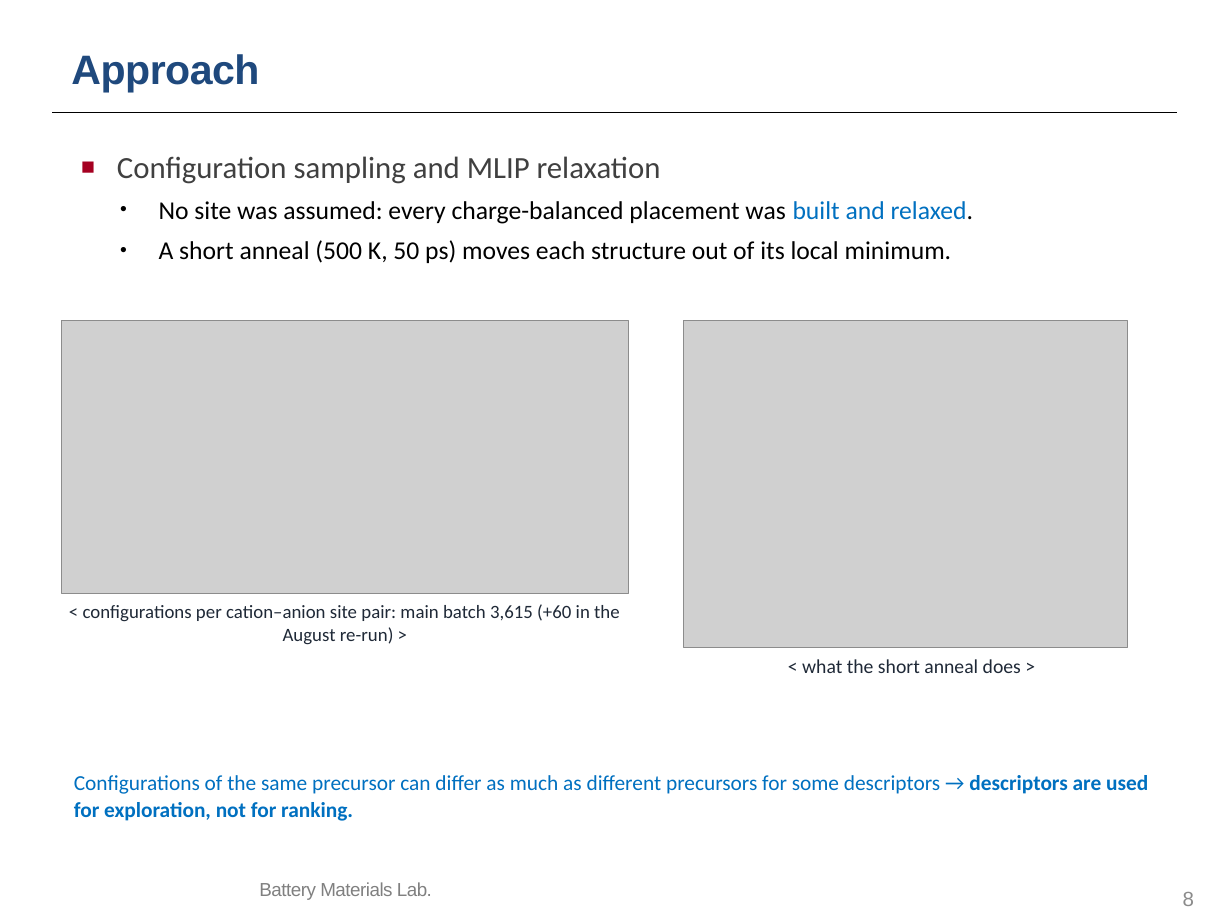
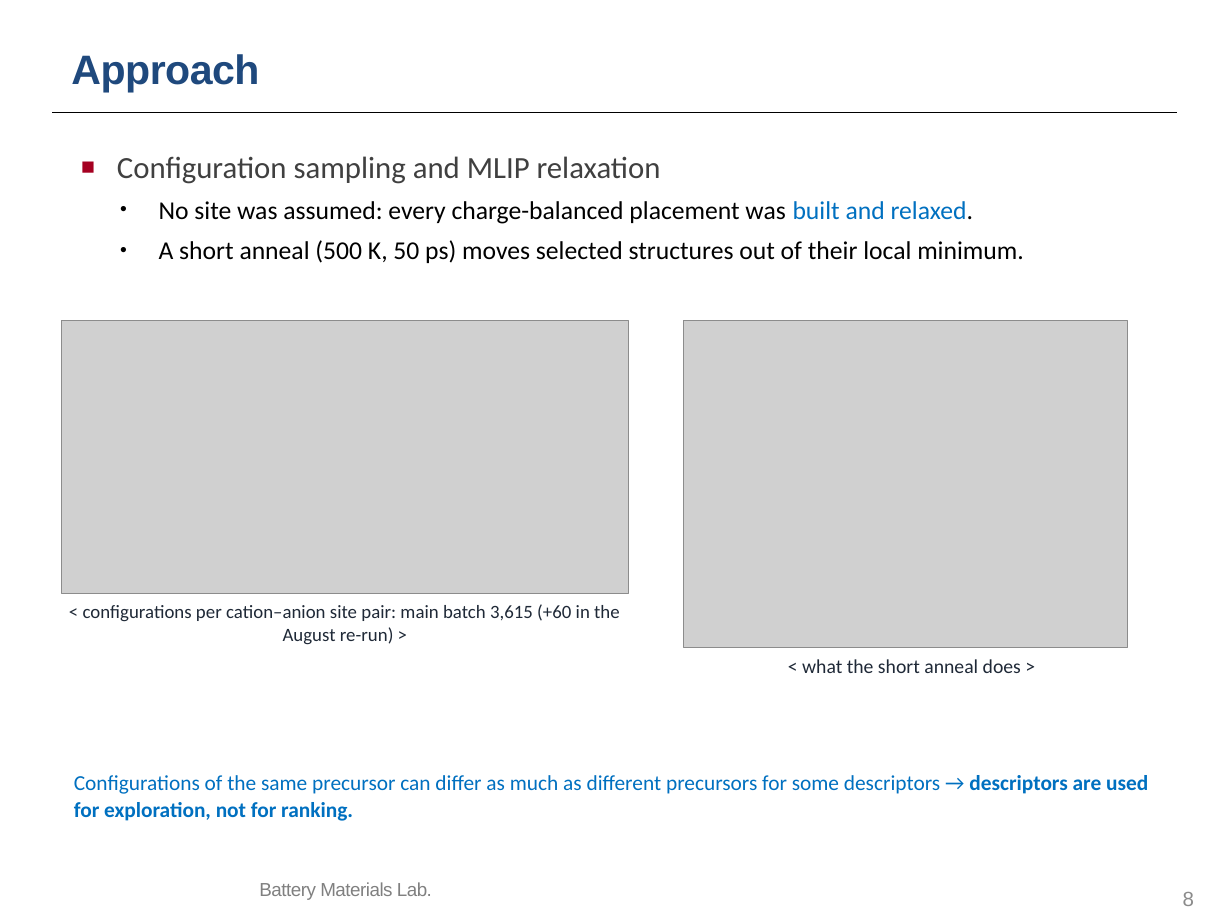
Before and after one commit to yonghoon7153-source/Yonghoon-DEM-DFT, a slide deck: slide 8 of kb/seminars/Research_Seminar_2026_10_13_cascade_progress.pptx. Drawn at 1232x924 pixels with LibreOffice and Linux fonts; fonts in the diff are those of the drawing; grey boxes stand for pictures; background and template pictures are left out. Boxes give left, top, right and bottom in pixels: in the first picture for what was removed or moved away, otherwise in the second. Text is boxed around its words. In the diff, an @@ line names an element or a change of style, - is before the commit and + after.

```diff
--- a/kb/seminars/Research_Seminar_2026_10_13_cascade_progress.pptx
+++ b/kb/seminars/Research_Seminar_2026_10_13_cascade_progress.pptx
@@ text at [159,240,1024,263]: text changed @@
-• A short anneal (500 K, 50 ps) moves each structure out of its local minimum.
+• A short anneal (500 K, 50 ps) moves selected structures out of their local minimum.
```
Also in this commit, not shown: 22 other files.
